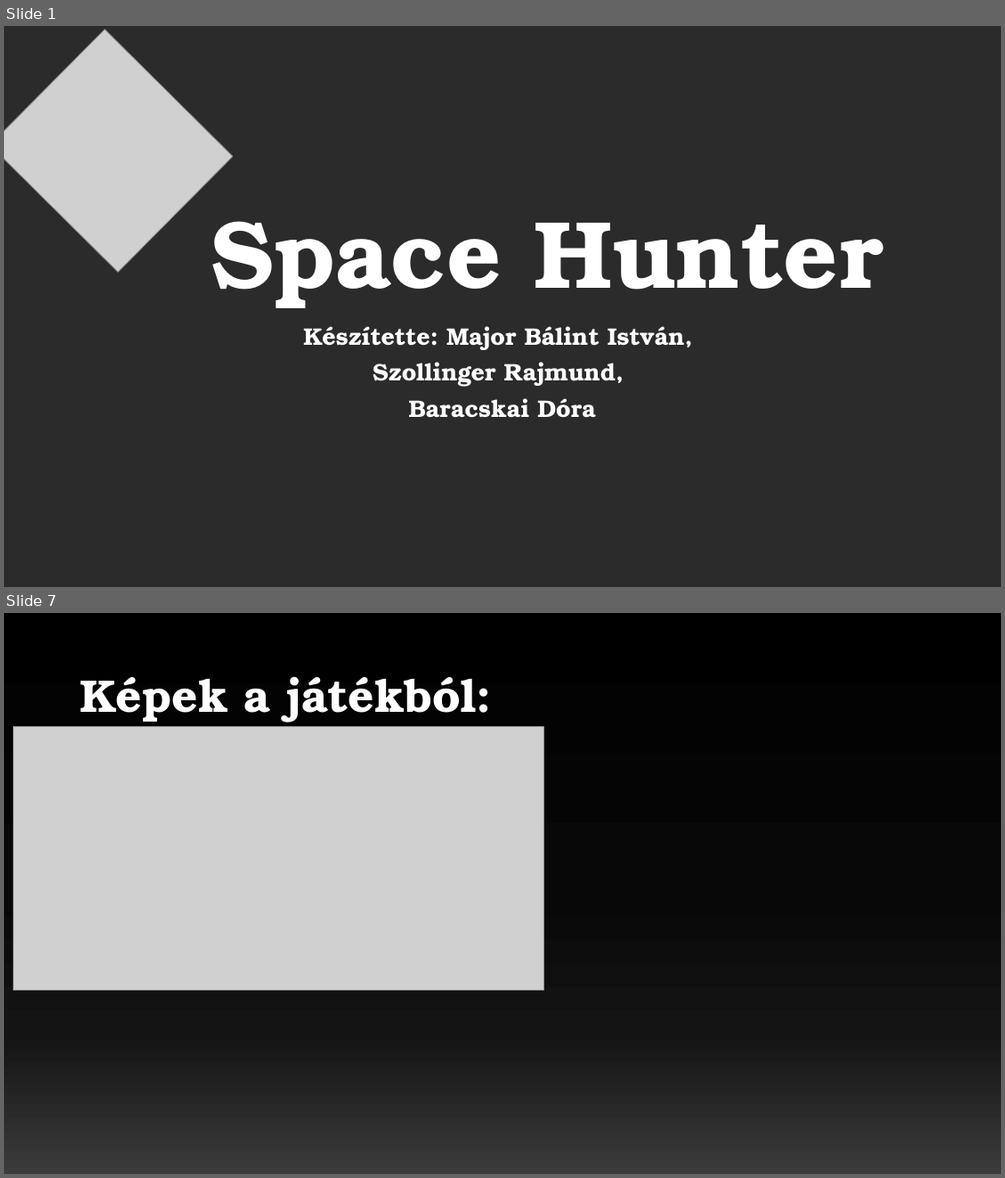
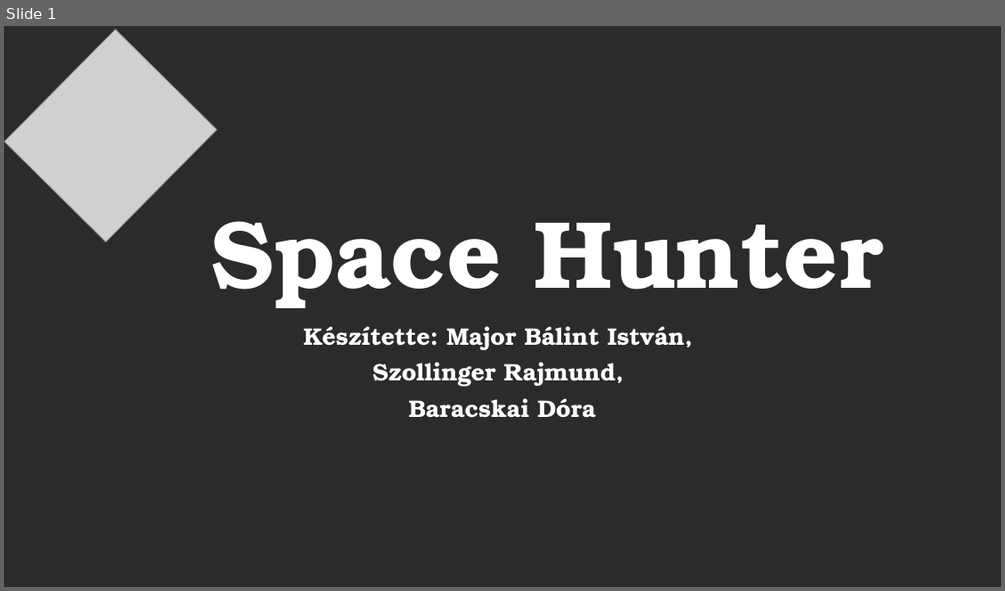
Before and after one commit to szollingerrajmund/SpaceHunter, a slide deck: PPT/Space Hunter.pptx. Shown one above the other, each under a label of ours: slides 1 and 7 before the commit, slide 1 after it; the slides between them are not shown. The pictures are 1005x1178 and 1005x591 pixels, drawn with LibreOffice and Linux fonts; fonts in the diff are those of the drawing; grey boxes stand for pictures; background and template pictures are left out; a plain dark background stands for a picture behind light text. Boxes give left, top, right and bottom in pixels: in the first picture for what was removed or moved away, otherwise in the second. Text is boxed around its words. In the diff, an @@ line names an element or a change of style, - is before the commit and + after.

```diff
--- a/PPT/Space Hunter.pptx
+++ b/PPT/Space Hunter.pptx
@@ slide 7 removed at [4,613,1001,1174], background gradient #000000 to #080808 to #141414 to #3B3B3B @@
@@ title removed at [80,676,492,722] @@
-Képek a játékból:
@@ picture removed at [14,727,543,989] @@
@@ slide 1 changed as well @@
@@ picture at [4,30,217,242]: rotation 44 to 134 degrees @@
```
Also in this commit, not shown: 3 other slides changed, 8 slides added, 4 other slides removed, 18 other files.
